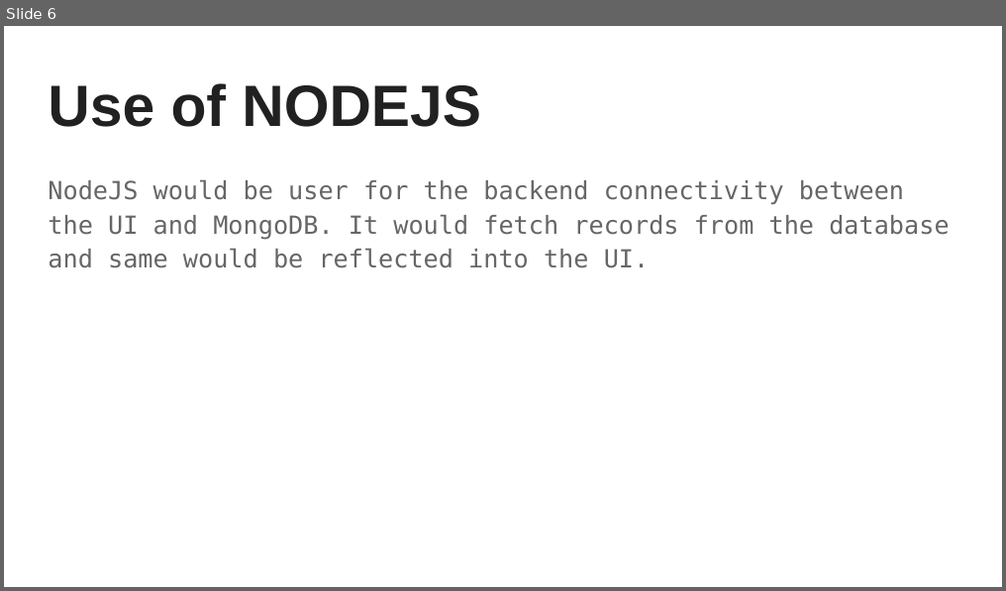
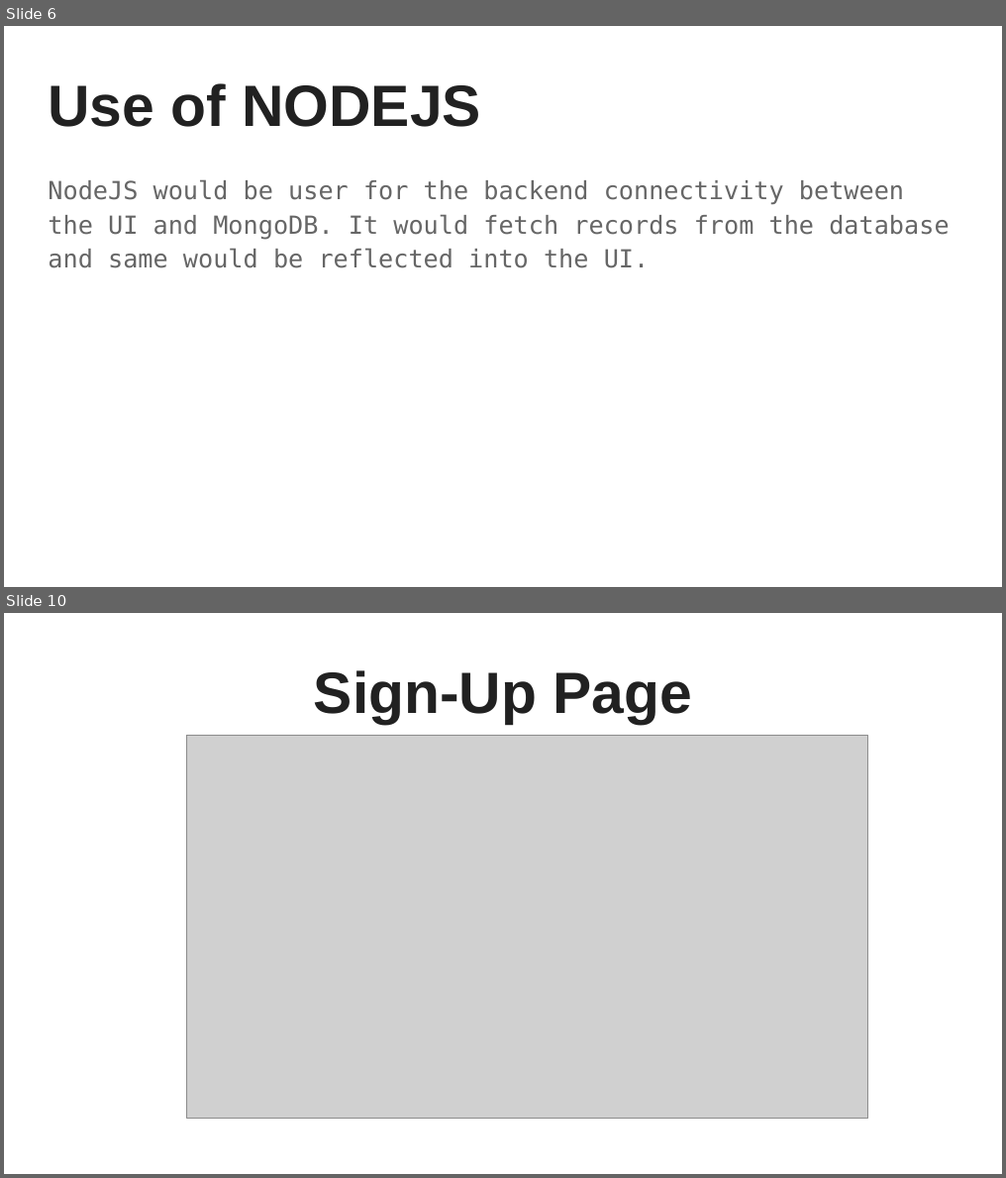
Before and after one commit to SKAUL05/Daily-Expense-Manager, a slide deck: Daily Expense Manager Using MEAN Stack.pptx. Shown one above the other, each under a label of ours: slide 6 before the commit, slides 6 and 10 after it; the slides between them are not shown. The pictures are 1006x591 and 1006x1178 pixels, drawn with LibreOffice and Linux fonts; fonts in the diff are those of the drawing; grey boxes stand for pictures. Boxes give left, top, right and bottom in pixels: in the first picture for what was removed or moved away, otherwise in the second. Text is boxed around its words. In the diff, an @@ line names an element or a change of style, - is before the commit and + after.

```diff
--- a/Daily Expense Manager Using MEAN Stack.pptx
+++ b/Daily Expense Manager Using MEAN Stack.pptx
@@ slide 10 added at <box>4,613,1002,1174</box>, background #FFFFFF @@
@@ title added at <box>314,670,691,724</box>, 42 pt, text #212121, bold @@
+Sign-Up Page
@@ picture added at <box>186,736,868,1119</box> @@
```
Also in this commit, not shown: 6 other slides added.
